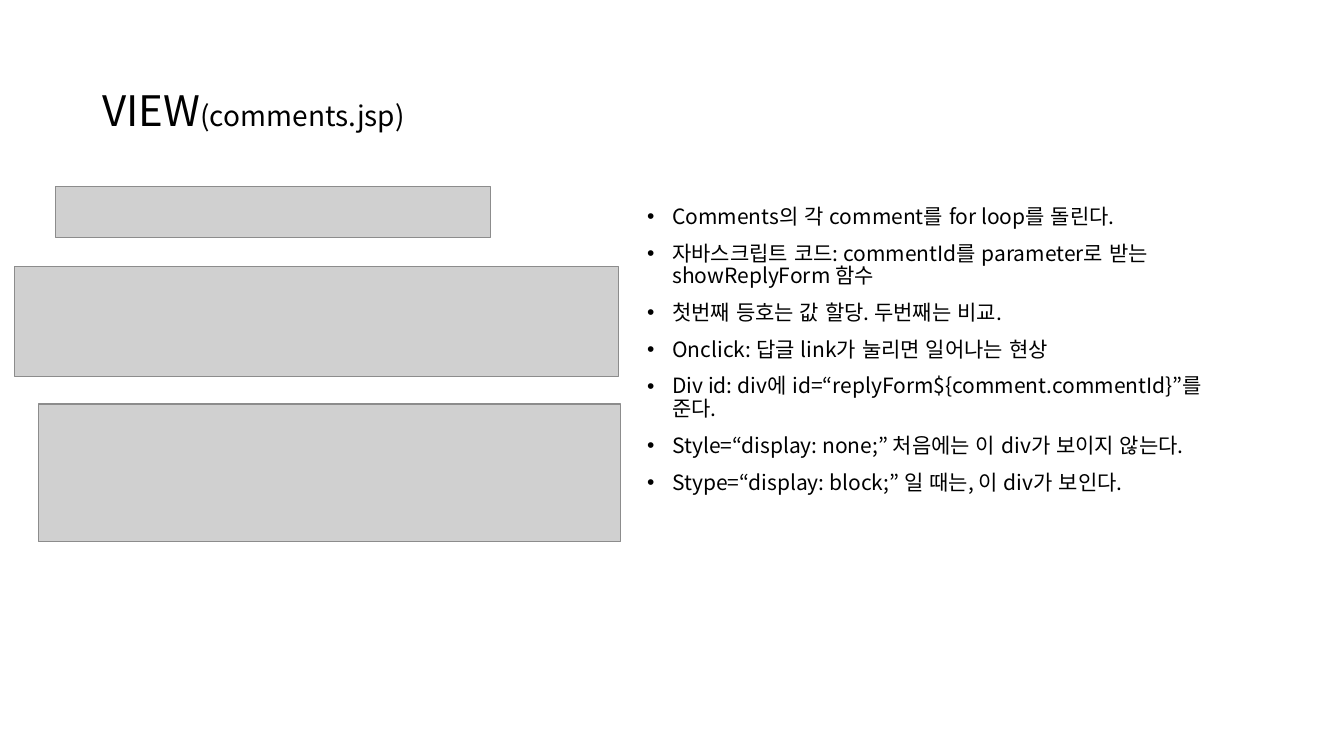
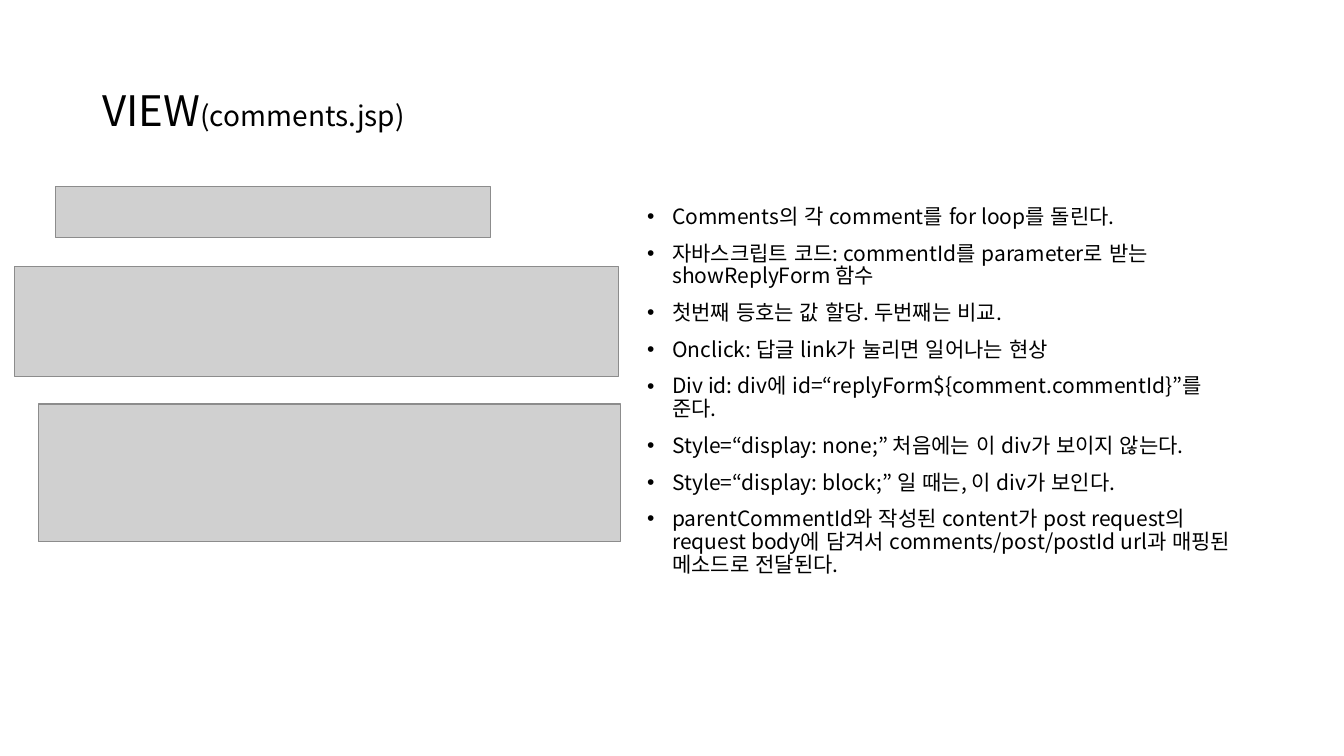
Before and after one commit to kdw1437/SpringHomework_BackEnd, a slide deck: slide 15 of 스프링 게시판 만들기_240821.pptx (slide 11 before the commit). Drawn at 1344x756 pixels with LibreOffice and Linux fonts; fonts in the diff are those of the drawing; grey boxes stand for pictures. Boxes give left, top, right and bottom in pixels: in the first picture for what was removed or moved away, otherwise in the second. Text is boxed around its words. In the diff, an @@ line names an element or a change of style, - is before the commit and + after.

Commit message:
ppt update

```diff
--- a/스프링 게시판 만들기_240821.pptx
+++ b/스프링 게시판 만들기_240821.pptx
@@ text at bbox=[672, 472, 1230, 574]: text changed @@
-• Stype=“display: block;” 일 때는, 이 div가 보인다.
+• Style=“display: block;” 일 때는, 이 div가 보인다.
+• parentCommentId와 작성된 content가 post request의 request body에 담겨서 comments/post/postId url과 매핑된 메소드로 전달된다.
```
Also in this commit, not shown: 7 slides added.
